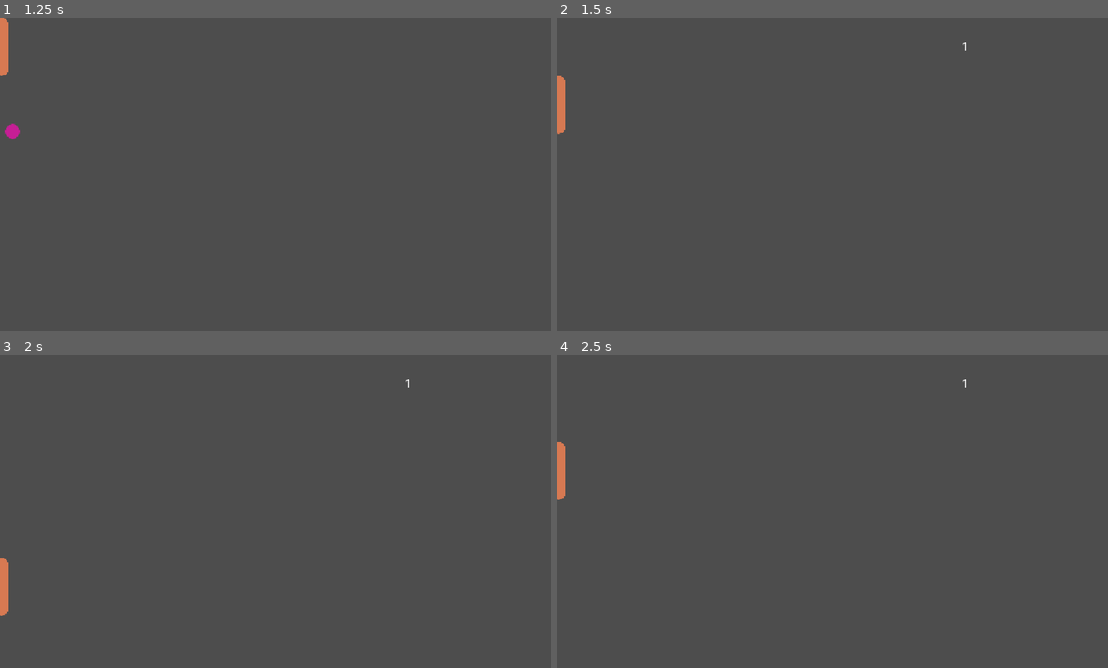
Above: before the commit, frames 1-4 (two rows, left to right).
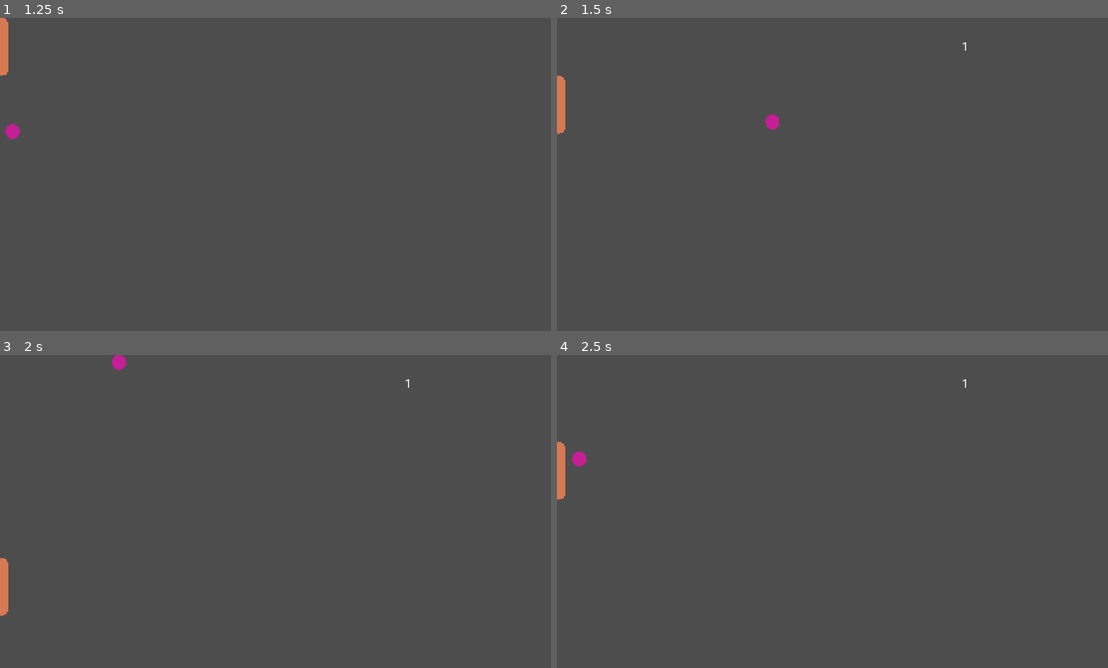
Above: after the commit, the same moments.

Repository: handup/pingalexpongavel
Game: Godot game, scene res://scenes/game.tscn
The game is run twice, just before and just after one commit, with the same random seed, the same clock (stepped at 60 frames per second) and the same inputs.
Inputs:
- Up to frame 1 (1.25 s): hold Up (ui_up) from 0.53 s (still down)
- Up to frame 2 (1.5 s): release Up (ui_up) at 1.28 s; hold Down (ui_down) from 1.28 s (still down)
- Up to frame 3 (2 s): keep holding Down (ui_down)
- Up to frame 4 (2.5 s): release Down (ui_down) at 2.03 s; hold Up (ui_up) from 2.03 s (still down)

Frame 1 is identical in both runs. In frame 2, 0.1% of the frame differs, in the area x 37-41%, y 30-36%; in frame 3, 0.1%, in the area x 20-23%, y 0-5%; in frame 4, 0.1%.

Commit message:
respawn ball when out of bounds and count score

Diff:
--- a/scenes/ball.gd
+++ b/scenes/ball.gd
@@ -1,9 +1,16 @@
 extends CharacterBody2D
+
+func respawn():
+	position = Vector2(526.0, 295.0)
+	velocity.y = -1 * 400
+	velocity.x = -1 * 400
+	pass
 
 # Called when the node enters the scene tree for the first time.
 func _ready() -> void:
 	velocity.y = -1 * 400
 	velocity.x = -1 * 400
+	print(position)
 	pass # Replace with function body.
 
 
@@ -11,5 +18,3 @@
 	var collision = move_and_collide(velocity * delta)
 	if collision:
 		velocity = velocity.bounce(collision.get_normal())
-		if collision.get_collider().has_method("hit"):
-			collision.get_collider().hit()
--- a/scenes/goooooooool_left.gd
+++ b/scenes/goooooooool_left.gd
@@ -1,7 +1,7 @@
 extends Area2D
 
 @onready var arbitru_: Node2D = $"../../Arbitru'"
-const BALL = preload("uid://bhu5yr56gsy0f")
+@onready var BALL: CharacterBody2D = $"../../Ball_Rigid"
 
 
 # Called when the node enters the scene tree for the first time.
@@ -13,8 +13,5 @@
 	pass
 
 func _on_body_entered(body: Node2D) -> void:
-	# ball disappear
 	arbitru_.increaseEnemyScore()
-	# restart level
-	BALL.reset_state()
-	pass # Replace with function body.
+	BALL.respawn()
--- a/scenes/goooooooool_right.gd
+++ b/scenes/goooooooool_right.gd
@@ -1,7 +1,7 @@
 extends Area2D
 
 @onready var arbitru_: Node2D = $"../../Arbitru'"
-const BALL = preload("uid://bhu5yr56gsy0f")
+@onready var BALL: CharacterBody2D = $"../../Ball_Rigid"
 
 # Called when the node enters the scene tree for the first time.
 func _ready() -> void:
@@ -12,9 +12,5 @@
 	pass
 
 func _on_body_entered(body: Node2D) -> void:
-	# ball disappear
-	body.queue_free()
 	arbitru_.increasePlayerScore()
-	# restart level
-	BALL.reset_state()
-	pass # Replace with function body.
+	BALL.respawn()
--- /dev/null
+++ b/scenes/opponent.tscn
@@ -0,0 +1,20 @@
+[gd_scene format=3 uid="uid://6j771ytmxwso"]
+
+[ext_resource type="Script" uid="uid://b07exxq0c11gl" path="res://scenes/character_body_2d.gd" id="1_ha0xr"]
+[ext_resource type="Texture2D" uid="uid://1ns4dlqvqq6m" path="res://assets/Computer.png" id="2_ha0xr"]
+
+[sub_resource type="RectangleShape2D" id="RectangleShape2D_4miue"]
+size = Vector2(17, 119.5)
+
+[node name="Player" type="Node2D" unique_id=1085302709]
+
+[node name="CharacterBody2D" type="CharacterBody2D" parent="." unique_id=681391269]
+script = ExtResource("1_ha0xr")
+
+[node name="Sprite2D" type="Sprite2D" parent="CharacterBody2D" unique_id=726938356]
+position = Vector2(1, 0)
+texture = ExtResource("2_ha0xr")
+
+[node name="CollisionShape2D" type="CollisionShape2D" parent="CharacterBody2D" unique_id=2037549564]
+position = Vector2(1.5, -0.25)
+shape = SubResource("RectangleShape2D_4miue")
Not shown, added: scenes/game.tscn160016867501.tmp
Not shown, added: scenes/game.tscn160022719784.tmp
